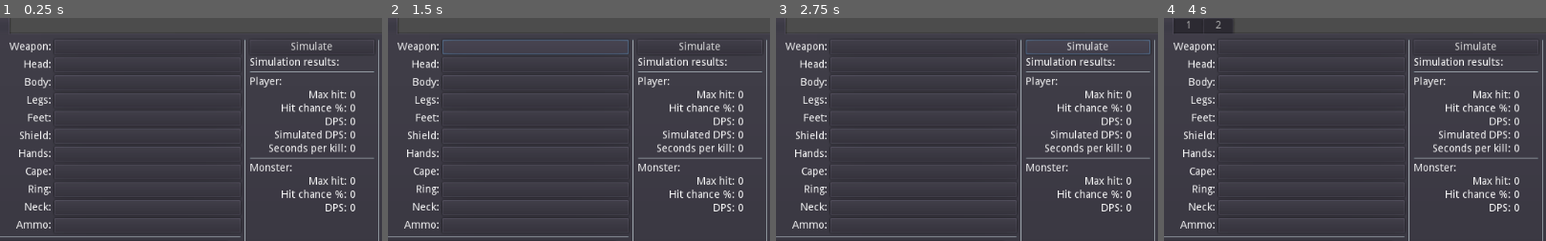
Above: before the commit, frames 1-4 (left to right).
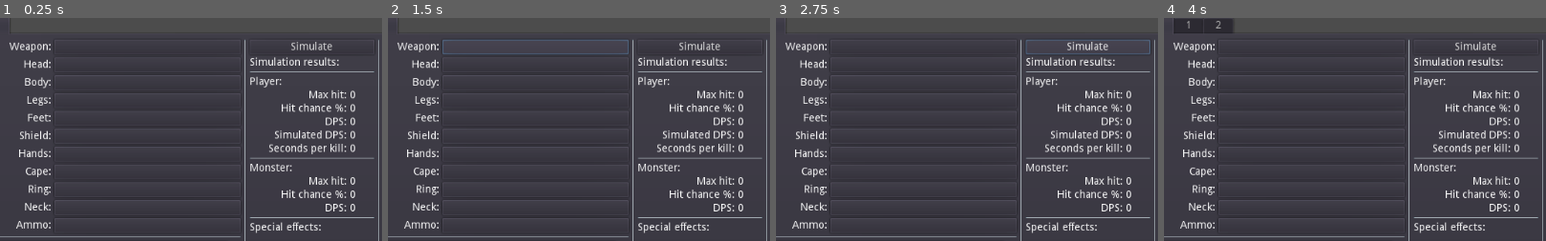
Above: after the commit, the same moments.

Repository: Hirmuolio/runescape-equipment-tool
Game: Godot game, scene res://main.tscn
The game is run twice, just before and just after one commit, with the same random seed, the same clock (stepped at 60 frames per second) and the same inputs.
Inputs (mouse positions are % of the whole screen's width and height, from its top left):
- Up to frame 1 (0.25 s): no input
- Up to frame 2 (1.5 s): click (17, 7) at 0.52 s; type "12" at 0.6 s; click (52, 11) at 1.27 s
- Up to frame 3 (2.75 s): click "Simulate" at 2 s
- Up to frame 4 (4 s): click "New set" at 2.75 s; click "New set" at 3.5 s
The pictures show only the part of the screen within x 33-83%, y 4-54%; the shares and areas given below are measured in that part.

The runs differ from the first frame. In frame 1, 0.4% of the frame differs, in the area x 65-98%, y 89-97%; in frame 2, 0.4%; in frame 3, 0.4%; in frame 4, 0.4%.

Commit message:
special equipments

Diff:
--- a/combat_sim.gd
+++ b/combat_sim.gd
@@ -11,7 +11,6 @@
 var m_max_hit : int
 var m_hit_chance : float
 var m_dps : float
-var m_dps2 : float
 
 signal simulation_done()
 
@@ -19,8 +18,58 @@
 func _ready():
 	pass # Replace with function body.
 
+func clear_results():
+	p_dps2 = 0
+	time_to_kill2 = 0
+	pass
+
+func calc_special_melee_damage_bonus( player : player, target_mon : monster ) -> float:
+
+	var multiplier : float = 1
+
+	for effect_name in player.special_attributes:
+		if "melee_dmg_mult" in HardcodedData.equipment_specials[effect_name]:
+			multiplier *= HardcodedData.equipment_specials[effect_name]["melee_dmg_mult"]
+		if effect_name == "dharok":
+			multiplier *= 1 + ( player.hp_lvl - player.current_hp ) * player.hp_lvl * 0.0001
+
+	return multiplier
+
+func calc_special_melee_acc_bonus( player : player, target_mon : monster ) -> float:
+
+	var multiplier : float = 1
+
+	for effect_name in player.special_attributes:
+		if "melee_acc_mult" in HardcodedData.equipment_specials[effect_name]:
+			multiplier *= HardcodedData.equipment_specials[effect_name]["melee_acc_mult"]
+
+	return multiplier
+
+
+func do_fast_simulations( player : player, target_mon : monster ):
+	clear_results()
+	if !player:
+		print( "NO PLAYER EXISTS")
+		return
+	if !target_mon:
+		print( "NO TARGET MONSTER")
+		return
+
+	calc_p_max_hit( player, target_mon )
+	calc_p_hit_chance( player, target_mon )
+
+	p_dps = p_hit_chance * p_max_hit / 2 / player.attack_speed / 0.6
+	time_to_kill = target_mon.hitpoints / p_dps
+
+	calc_m_hit_chance( player, target_mon )
+	m_max_hit = target_mon.max_hit
+
+	m_dps = m_hit_chance * m_max_hit / 2 / target_mon.attack_speed / 0.6
+
+	emit_signal("simulation_done")
+
 func do_simulations( player : player, target_mon : monster ):
-	print( "DO SIM" )
+	clear_results()
 	if !player:
 		print( "NO PLAYER EXISTS")
 		return
@@ -49,15 +98,26 @@
 func calc_p_max_hit( player : player, target_mon : monster ):
 
 	# Melee
-	var eff_str = floor( (floor( player.strength * player.prayer_str ) + player.style_str_bonus + 8) * player.other_str_bonus )
+	var eff_str = floor( (floor( player.strength * player.prayer_str ) + player.style_str_bonus + 8) )
 
-	p_max_hit = 0.5 + eff_str * ( player.str_bonus + 64 ) / 640
+	var base_damage = 0.5 + eff_str * ( player.str_bonus + 64 ) / 640
+
+	var special_bonus : float = calc_special_melee_damage_bonus( player, target_mon )
+
+	p_max_hit = floor( base_damage * special_bonus )
+
+
 
 func calc_p_hit_chance( player : player, target_mon : monster ):
 
 	# Melee
 	var eff_atk = floor( ( floor( player.attack * player.prayer_atk ) + player.style_atk_bonus + 8) * player.other_atk_bonus )
-	var atk_roll = floor( eff_atk * ( player.atk_bonus  + 64 ) ) # * gear_bonus
+
+	var special_bonus : float = calc_special_melee_acc_bonus( player, target_mon )
+
+	var atk_roll = floor( eff_atk * ( player.atk_bonus  + 64 ) * special_bonus )
+
+
 
 	var def_roll = ( target_mon.defence_level + 9 ) * ( target_mon.style_def( player.attack_style ) + 64 )
 
--- a/data/equipment.gd
+++ b/data/equipment.gd
@@ -31,6 +31,9 @@
 
 var attack_speed : int
 var stances : Array
+
+# Hardcoded attributes set during load
+var special_effects : Array
 
 # Current state in the list
 var is_hidden = false
--- a/data/player.gd
+++ b/data/player.gd
@@ -12,6 +12,9 @@
 var ranged : int = 1
 var defence : int = 1
 var prayer : int = 1
+var hp_lvl : int = 1
+
+var current_hp : int = 1
 
 # Equipment
 var weapon : equipment
@@ -54,8 +57,62 @@
 
 var attack_speed : int setget ,_get_attack_speed
 
+var special_attributes : Array = []
+
+func set_specials():
+	# Determines what special attributes the equipment has
+	# Takes into account conflicts and set requirements
+
+	special_attributes = []
+
+	# All specials with duplicates
+	var all_specials : Dictionary = {}
+
+	for item in all_equipped():
+		for special in HardcodedData.specials_of_item( item ):
+			if special in all_specials:
+				all_specials[special] = all_specials[special] + 1
+			else:
+				all_specials[special] = 1
+
+	for special in all_specials.keys():
+		if "set" in HardcodedData.equipment_specials[special]:
+			if all_specials[special] < HardcodedData.equipment_specials[special]["set"]:
+				continue
+		if !special_attributes.has( special ):
+			special_attributes.append( special )
+
 func recalculate_stats():
+	get_parent().refresh_results()
 	pass
+
+func all_equipped() -> Array:
+	# returns list of requipment
+	var ret = []
+	if weapon:
+		ret.append(weapon)
+	if shield:
+		ret.append(shield)
+	if head:
+		ret.append(head)
+	if body:
+		ret.append(body)
+	if legs:
+		ret.append(legs)
+	if feet:
+		ret.append(feet)
+	if cape:
+		ret.append(cape)
+	if ammo:
+		ret.append(ammo)
+	if ring:
+		ret.append(ring)
+	if neck:
+		ret.append(neck)
+	if hands:
+		ret.append(hands)
+
+	return ret
 
 func equip( new_item : equipment  ):
 	if new_item.equipment_slot == "2h":
@@ -66,6 +123,7 @@
 	else:
 		set( new_item.equipment_slot, new_item)
 		emit_signal("gear_change", new_item.equipment_slot, new_item)
+	set_specials()
 	recalculate_stats()
 
 
@@ -75,6 +133,7 @@
 		weapon = null
 	else:
 		set( slot, null)
+	set_specials()
 	recalculate_stats()
 
 
--- a/interface/equipped.gd
+++ b/interface/equipped.gd
@@ -14,7 +14,7 @@
 
 func _set_slot( new_slot ):
 	slot = new_slot
-	$Label.text = slot
+	$Label.text = slot.capitalize() + ":"
 
 func add_gear( new_gear : equipment):
 	if new_gear:
--- a/interface/results.gd
+++ b/interface/results.gd
@@ -1,10 +1,8 @@
 extends VBoxContainer
 
 
-# Declare member variables here. Examples:
-# var a = 2
-# var b = "text"
-
+onready var player_data = get_parent().get_node("player_data")
+onready var combat_sim = get_parent().get_node("combat_sim")
 
 # Called when the node enters the scene tree for the first time.
 func _ready():
@@ -12,14 +10,27 @@
 
 
 func refresh_results():
-	$p_maxhit.value = CombatSim.p_max_hit
-	$p_hitchance.value = stepify( CombatSim.p_hit_chance * 100, 0.1 )
-	$p_dps.value = CombatSim.p_dps
-	$p_dps2.value = CombatSim.p_dps2
-	$spk.value = CombatSim.time_to_kill2
+	#print_specials( player_data )
 
-	$m_maxhit.value = CombatSim.m_max_hit
-	$m_hitchance.value = stepify( CombatSim.m_hit_chance  * 100, 0.1 )
-	$m_dps.value = CombatSim.m_dps
+	$p_maxhit.value = combat_sim.p_max_hit
+	$p_hitchance.value = stepify( combat_sim.p_hit_chance * 100, 0.1 )
+	$p_dps.value = combat_sim.p_dps
+	$p_dps2.value = combat_sim.p_dps2
+	$spk.value = combat_sim.time_to_kill2
+
+	$m_maxhit.value = combat_sim.m_max_hit
+	$m_hitchance.value = stepify( combat_sim.m_hit_chance  * 100, 0.1 )
+	$m_dps.value = combat_sim.m_dps
 
 	pass
+
+func print_specials( player_data : player ):
+	print("SPECIALS")
+	var specials_str = ""
+	for special in player_data.special_attributes:
+		specials_str += "* " + HardcodedData.equipment_specials[ special ][ "description" ]
+		if "implemented" in HardcodedData.equipment_specials[ special ] and HardcodedData.equipment_specials[ special ][ "implemented" ] == false:
+			specials_str += " (not implemented)"
+		specials_str += "\n"
+	$special_desc.parse_bbcode( specials_str )
+	pass
--- a/interface/set.gd
+++ b/interface/set.gd
@@ -8,10 +8,9 @@
 
 # Called when the node enters the scene tree for the first time.
 func _ready():
+	$combat_sim.connect("simulation_done", $results, "refresh_results")
 	pass # Replace with function body.
 
-func refresh_results():
-	$results.refresh_results()
 
 func player_equip( item : equipment):
 	$player_data.equip( item )
@@ -19,8 +18,13 @@
 	if item.equipment_slot == "weapon" or item.equipment_slot == "2h":
 		$player/attack_style.set_slection( item )
 
+func refresh_results():
+	print("REFRES")
+	$combat_sim.do_fast_simulations( $player_data, $monster.current_monster )
+	$results.print_specials( $player_data )
 
 func _on_player_data_gear_change(slot : String, new_gear : equipment):
+	# Sets the gear visible on the buttons
 	get_node("player/" + slot ).add_gear( new_gear)
 
 func set_monster( monster_node : monster ):
@@ -29,5 +33,5 @@
 
 
 func _on_Button_pressed():
-	CombatSim.do_simulations( $player_data, $monster.current_monster )
+	$combat_sim.do_simulations( $player_data, $monster.current_monster )
 	pass # Replace with function body.
--- a/interface/set.tscn
+++ b/interface/set.tscn
@@ -8,6 +8,7 @@
 [ext_resource path="res://interface/set.gd" type="Script" id=6]
 [ext_resource path="res://interface/results.gd" type="Script" id=7]
 [ext_resource path="res://interface/monster.gd" type="Script" id=8]
+[ext_resource path="res://combat_sim.tscn" type="PackedScene" id=9]
 
 [node name="setup" type="HBoxContainer"]
 anchor_right = 1.0
@@ -20,67 +21,67 @@
 
 [node name="weapon" parent="player" instance=ExtResource( 1 )]
 margin_right = 354.0
-slot = "Weapon:"
+slot = "weapon"
 
 [node name="head" parent="player" instance=ExtResource( 1 )]
 margin_top = 24.0
 margin_right = 354.0
 margin_bottom = 44.0
-slot = "Head:"
+slot = "head"
 
 [node name="body" parent="player" instance=ExtResource( 1 )]
 margin_top = 48.0
 margin_right = 354.0
 margin_bottom = 68.0
-slot = "Body:"
+slot = "body"
 
 [node name="legs" parent="player" instance=ExtResource( 1 )]
 margin_top = 72.0
 margin_right = 354.0
 margin_bottom = 92.0
-slot = "Legs:"
+slot = "legs"
 
 [node name="feet" parent="player" instance=ExtResource( 1 )]
 margin_top = 96.0
 margin_right = 354.0
 margin_bottom = 116.0
-slot = "Feet:"
+slot = "feet"
 
 [node name="shield" parent="player" instance=ExtResource( 1 )]
 margin_top = 120.0
 margin_right = 354.0
 margin_bottom = 140.0
-slot = "Shield:"
+slot = "shield"
 
 [node name="hands" parent="player" instance=ExtResource( 1 )]
 margin_top = 144.0
 margin_right = 354.0
 margin_bottom = 164.0
-slot = "Hands:"
+slot = "hands"
 
 [node name="cape" parent="player" instance=ExtResource( 1 )]
 margin_top = 168.0
 margin_right = 354.0
 margin_bottom = 188.0
-slot = "Cape:"
+slot = "cape"
 
 [node name="ring" parent="player" instance=ExtResource( 1 )]
 margin_top = 192.0
 margin_right = 354.0
 margin_bottom = 212.0
-slot = "Ring:"
+slot = "ring"
 
 [node name="neck" parent="player" instance=ExtResource( 1 )]
 margin_top = 216.0
 margin_right = 354.0
 margin_bottom = 236.0
-slot = "Neck:"
+slot = "neck"
 
 [node name="ammo" parent="player" instance=ExtResource( 1 )]
 margin_top = 240.0
 margin_right = 354.0
 margin_bottom = 260.0
-slot = "Ammo:"
+slot = "ammo"
 
 [node name="HSeparator" type="HSeparator" parent="player"]
 margin_top = 264.0
@@ -241,6 +242,23 @@
 margin_right = 323.0
 margin_bottom = 234.0
 label = "DPS:"
+
+[node name="HSeparator3" type="HSeparator" parent="results"]
+margin_top = 238.0
+margin_right = 323.0
+margin_bottom = 242.0
+
+[node name="Label4" type="Label" parent="results"]
+margin_top = 246.0
+margin_right = 323.0
+margin_bottom = 260.0
+text = "Special effects:"
+
+[node name="special_desc" type="RichTextLabel" parent="results"]
+margin_top = 264.0
+margin_right = 323.0
+margin_bottom = 600.0
+size_flags_vertical = 3
 
 [node name="VSeparator2" type="VSeparator" parent="."]
 margin_left = 693.0
@@ -390,6 +408,8 @@
 label = "Def ranged:"
 
 [node name="player_data" parent="." instance=ExtResource( 2 )]
+
+[node name="combat_sim" parent="." instance=ExtResource( 9 )]
 
 [connection signal="remove_gear" from="player/weapon" to="player_data" method="_on_remove_gear"]
 [connection signal="remove_gear" from="player/head" to="player_data" method="_on_remove_gear"]
--- a/project.godot
+++ b/project.godot
@@ -40,7 +40,7 @@
 
 Config="*res://config.gd"
 Database="*res://database.tscn"
-CombatSim="*res://combat_sim.tscn"
+HardcodedData="*res://data/hardcoded_data.tscn"
 
 [physics]
 
--- a/setups.gd
+++ b/setups.gd
@@ -6,7 +6,6 @@
 
 # Called when the node enters the scene tree for the first time.
 func _ready():
-	var _err = CombatSim.connect("simulation_done", self, "_refresh_results")
 	pass # Replace with function body.
 
 
@@ -23,6 +22,3 @@
 
 func _on_monster_item_selected(monster_node):
 	get_current_tab_control().set_monster( monster_node )
-
-func _refresh_results():
-	get_current_tab_control().refresh_results()
Not shown: 1 places in interface/set.tscn that only renumber resources
